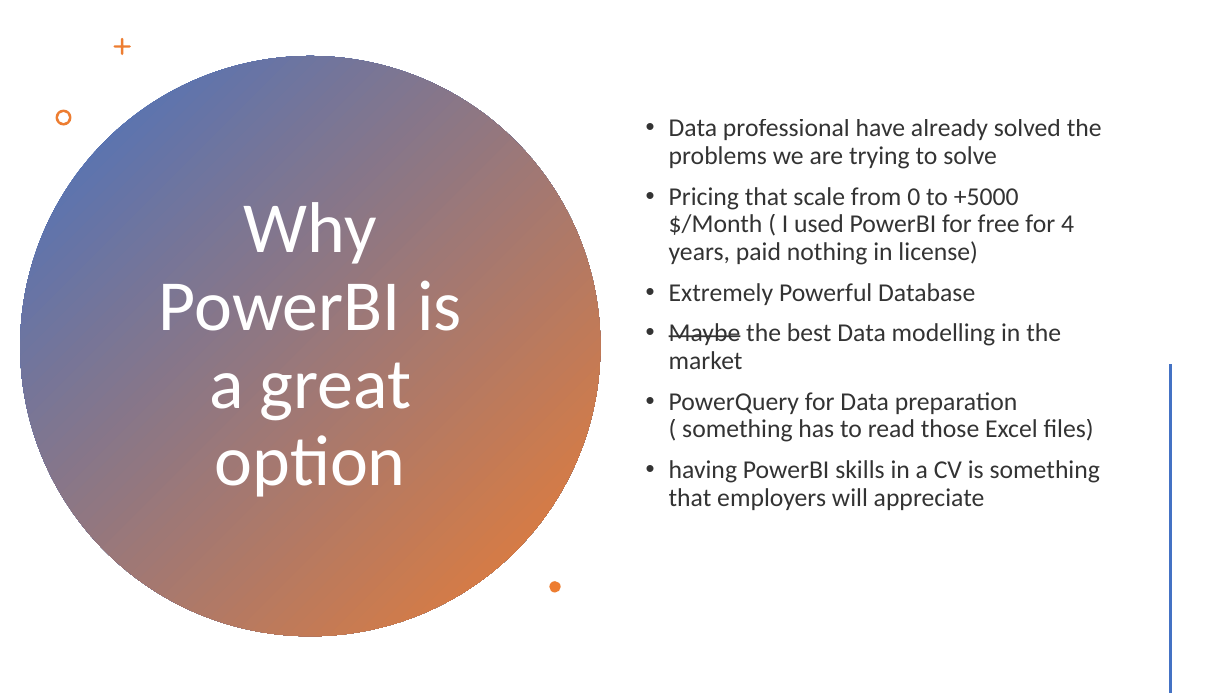
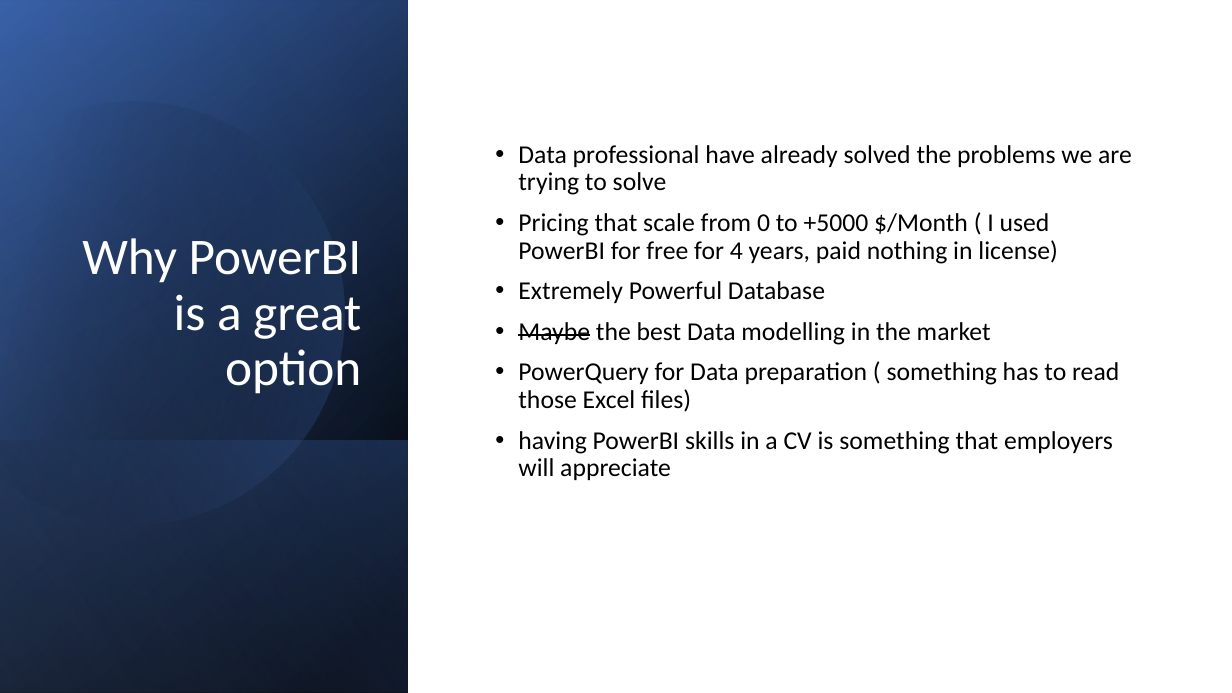
Before and after one commit to djouallah/projectcontrolpresentation, a slide deck: slide 4 of PowerBI as an integration tool in Project Controls.pptx. Drawn at 1232x693 pixels with LibreOffice and Linux fonts; fonts in the diff are those of the drawing. Boxes give left, top, right and bottom in pixels: in the first picture for what was removed or moved away, otherwise in the second. Text is boxed around its words. In the diff, an @@ line names an element or a change of style, - is before the commit and + after.

```diff
--- a/PowerBI as an integration tool in Project Controls.pptx
+++ b/PowerBI as an integration tool in Project Controls.pptx
@@ rectangle added at (0, 0, 1232, 693), fill #FFFFFF @@
@@ rectangle added at (0, 0, 409, 693), fill gradient #000000 to #2F5597 @@
@@ rectangle added at (0, 1, 409, 693), fill gradient #000000 to #4472C4 @@
@@ rectangle added at (0, 0, 409, 692), fill gradient #000000 to #8FAADC @@
@@ freeform shape added at (0, 52, 395, 567), fill gradient #000000 to #4472C4 @@
@@ ellipse removed at (20, 56, 601, 637) @@
@@ title "Why PowerBI is a great ...": place and size @@
-title "Why PowerBI is a great ..." at (159, 202, 462, 497)
+title "Why PowerBI is a great ..." at (82, 238, 362, 394)
@@ title "Why PowerBI is a great ..." at (82, 238, 362, 394): size 56 to 40 pt; alignment centre to right; vertical alignment middle to bottom @@
@@ freeform shape removed at (114, 38, 131, 55) @@
@@ text "Data professional have already solved ...": place and size @@
-text "Data professional have already solved ..." at (669, 119, 1102, 510)
+text "Data professional have already solved ..." at (518, 145, 1132, 480)
@@ text "Data professional have already solved ..." at (518, 145, 1132, 480): text colour #000000 at 80% opacity to #000000 @@
@@ freeform shape removed at (55, 110, 71, 126) @@
@@ line removed from (1171, 365) to (1171, 692) @@
@@ rectangle added at (0, 440, 409, 693), fill gradient #4472C4 to #000000 @@
@@ freeform shape removed at (550, 581, 561, 592) @@
```
Also in this commit, not shown: 4 other slides changed.
